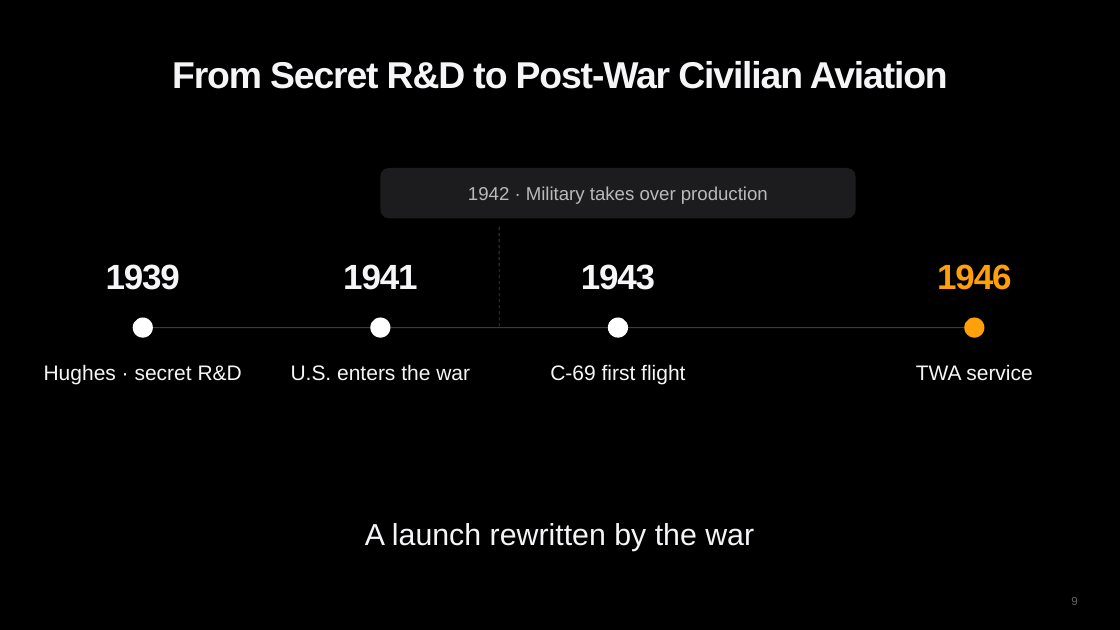
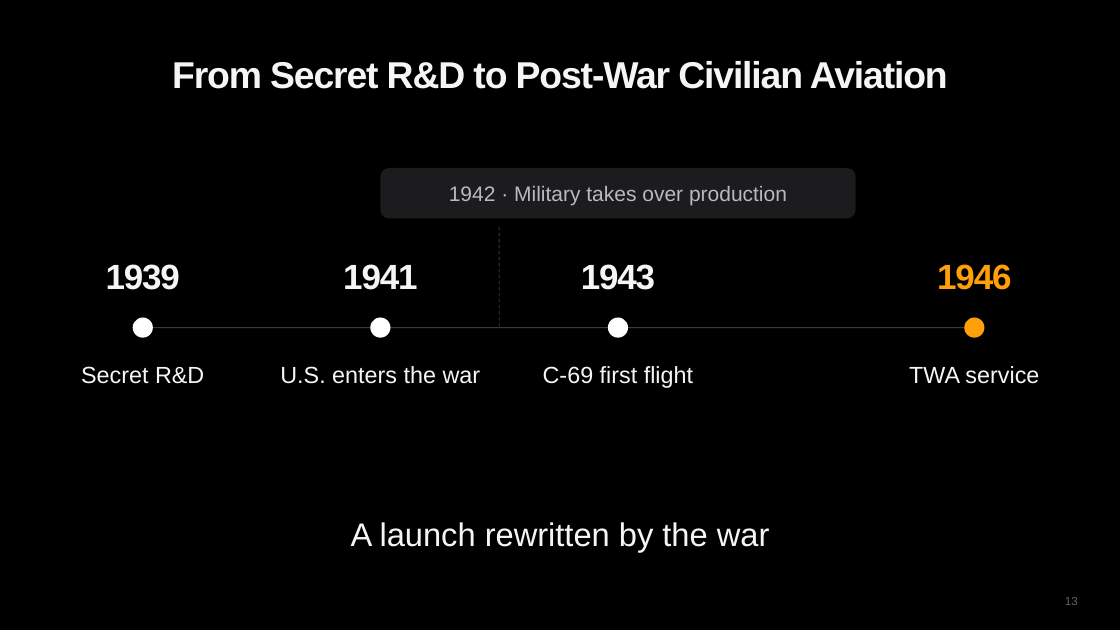
Before and after one commit to diuneilomochaufahai/claude, a slide deck: slide 13 of Constellation_Visual_Pitch_EN.pptx (slide 9 before the commit). Drawn at 1120x630 pixels with LibreOffice and Linux fonts; fonts in the diff are those of the drawing. Boxes give left, top, right and bottom in pixels: in the first picture for what was removed or moved away, otherwise in the second. Text is boxed around its words. In the diff, an @@ line names an element or a change of style, - is before the commit and + after.

```diff
--- a/Constellation_Visual_Pitch_EN.pptx
+++ b/Constellation_Visual_Pitch_EN.pptx
@@ text "1942 · Military takes over ..." at (449, 186, 787, 206): size 16 to 18 pt @@
@@ size 18 to 20 pt in 3 elements at (280, 366, 481, 384), (543, 366, 693, 388), (909, 366, 1039, 384) @@
@@ text at (81, 366, 204, 384): text changed; size 18 to 20 pt @@
-Hughes · secret R&D
+Secret R&D
@@ text "A launch rewritten by the ..." at (351, 522, 770, 552): size 26 to 28 pt @@
@@ page number at (1065, 597, 1078, 605): text changed @@
-9
+13
```
Also in this commit, not shown: 15 other slides changed, 5 slides added, 2 slides removed, 1 other file.
